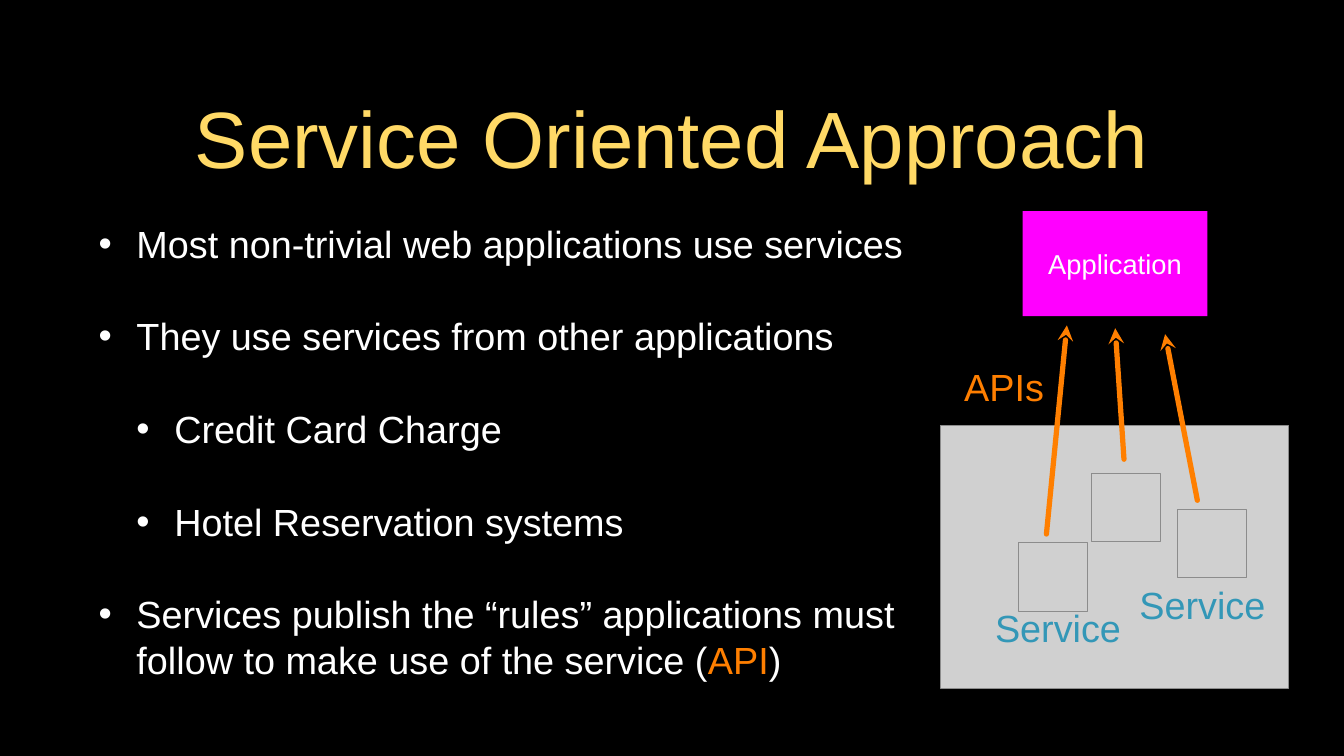
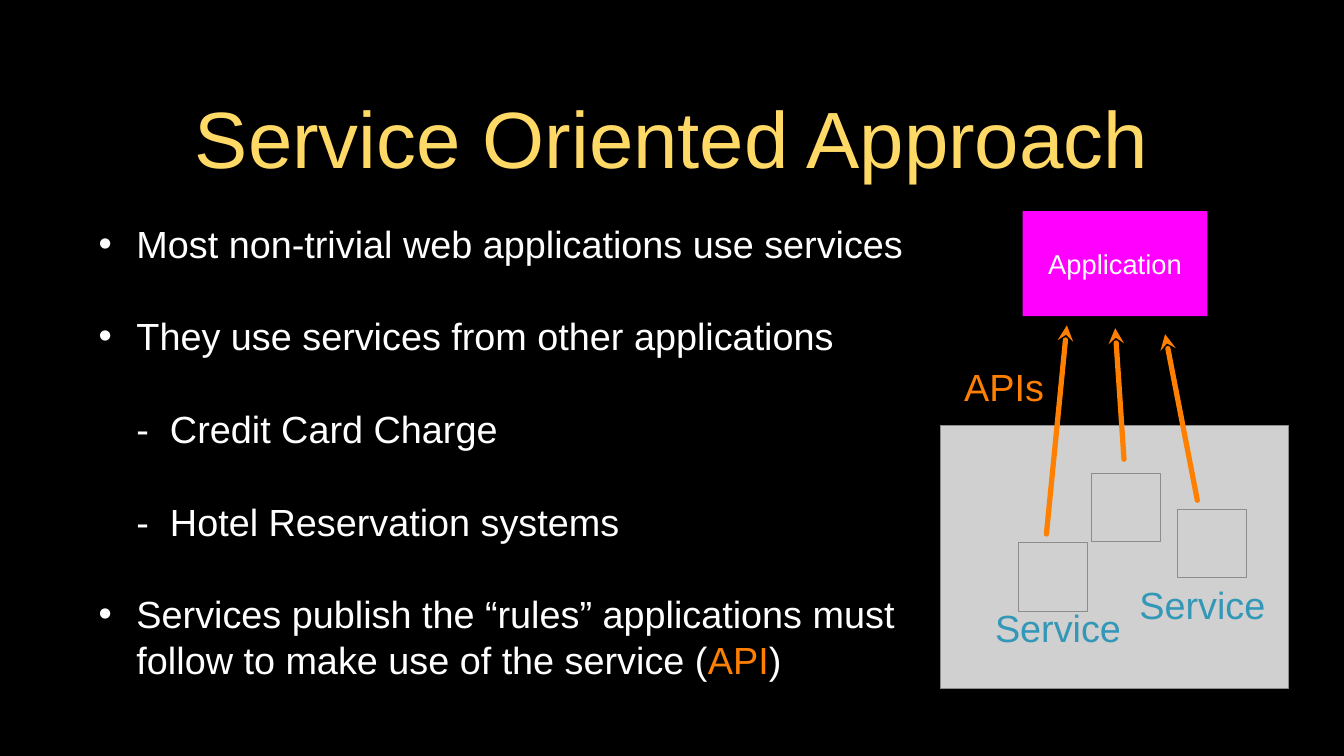
Before and after one commit to csev/py4e, a slide deck: slide 36 of lectures3/Pythonlearn-13-WebServices.pptx. Drawn at 1344x756 pixels with LibreOffice and Linux fonts; fonts in the diff are those of the drawing; grey boxes stand for pictures. Boxes give left, top, right and bottom in pixels: in the first picture for what was removed or moved away, otherwise in the second. Text is boxed around its words. In the diff, an @@ line names an element or a change of style, - is before the commit and + after.

```diff
--- a/lectures3/Pythonlearn-13-WebServices.pptx
+++ b/lectures3/Pythonlearn-13-WebServices.pptx
@@ text at (x1=170, y1=415, x2=620, y2=543): text changed @@
-  • Credit Card Charge
-  • Hotel Reservation systems
+  - Credit Card Charge
+  - Hotel Reservation systems
```
Also in this commit, not shown: 26 other slides changed, 1 slide added, 1 slide removed.
